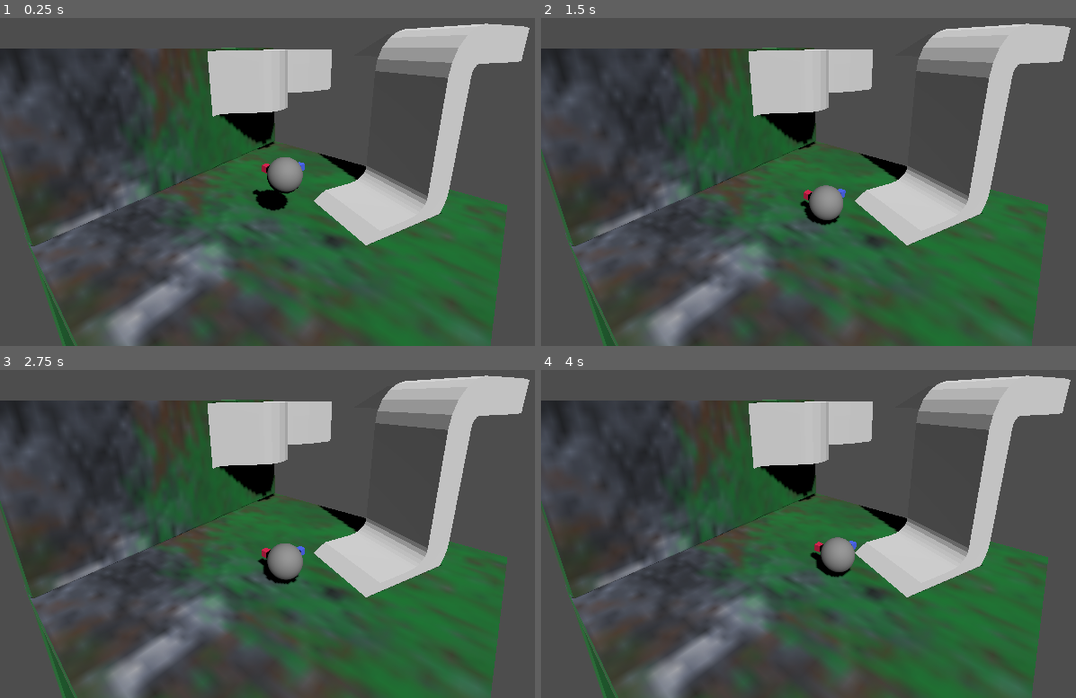
Above: before the commit, frames 1-4 (two rows, left to right).
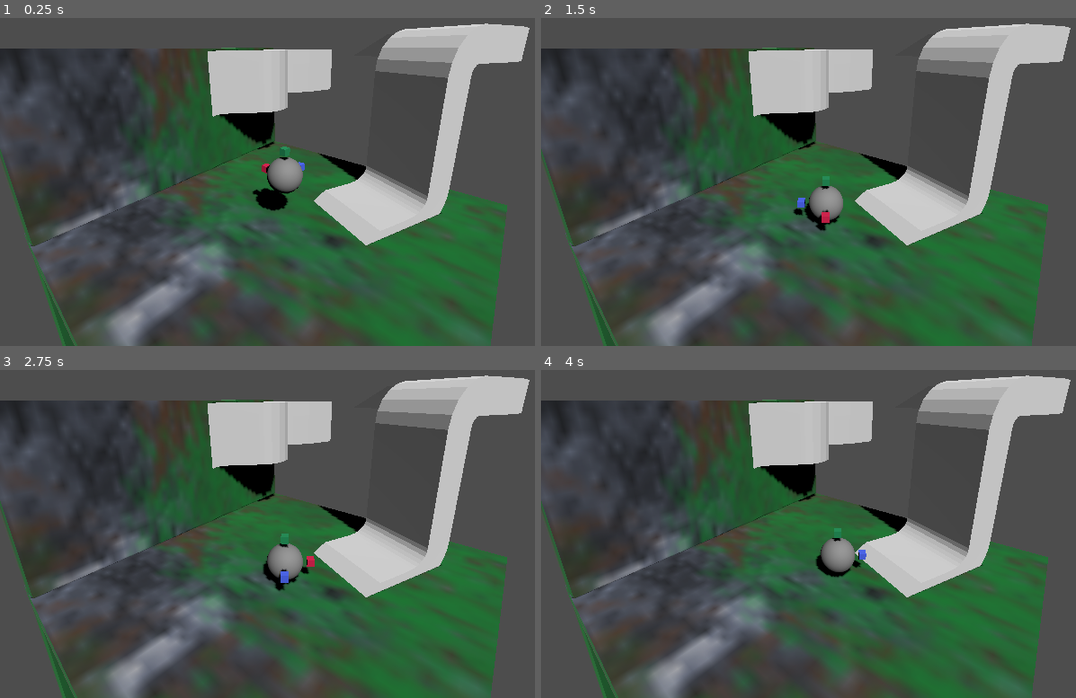
Above: after the commit, the same moments.

Repository: LettucePie/druid
Game: Godot game, scene res://stages/stage_0.tscn
Two runs of this game, one before a commit and one after it. Both use one fixed random seed, a clock stepped at 60 frames per second and the inputs below.
Inputs:
- Up to frame 1 (0.25 s): no input
- Up to frame 2 (1.5 s): tap Enter at 0.5 s; hold Right (ui_right) 0.53-1.28 s; tap D (stick_l_x+) at 0.6 s; tap Space at 1.25 s; hold Down (ui_down) from 1.28 s (still down); tap A (stick_l_x-) at 1.35 s
- Up to frame 3 (2.75 s): tap Enter at 2 s; release Down (ui_down) at 2.03 s; hold Right (ui_right) from 2.03 s (still down); tap S (stick_l_y+) at 2.1 s
- Up to frame 4 (4 s): tap Space at 2.75 s; release Right (ui_right) at 2.78 s; hold Up (ui_up) 2.78-3.53 s; tap W (stick_l_y-) at 2.85 s; tap Enter at 3.5 s; hold Left (ui_left) from 3.53 s (still down); tap D (stick_l_x+) at 3.6 s

The runs differ from the first frame. In frame 1, less than 0.1% of the frame differs, in the area x 48-55%, y 39-53%; in frame 2, 0.3%; in frame 3, 0.3%, in the area x 48-59%, y 49-68%; in frame 4, 0.2%.

Commit message:
rotating mesh to surface/movement

Diff:
--- a/core/player.gd
+++ b/core/player.gd
@@ -25,6 +25,10 @@
 	print("Update Up Direction ", get_up_direction())
 
 
+func turn_mesh(target : Vector3):
+	$MeshInstance3D.look_at(target + position, get_up_direction())
+
+
 func _physics_process(delta):
 	current_cam = get_viewport().get_camera_3d()
 	var col = get_last_slide_collision()
@@ -41,6 +45,7 @@
 			Vector3.UP.cross(get_up_direction()).normalized(),
 			floor_angle
 		).normalized()
+	turn_mesh(direction)
 	if is_on_floor() or is_on_wall():
 		velocity = direction * SPEED
 	else:
--- a/core/player.tscn
+++ b/core/player.tscn
@@ -12,6 +12,14 @@
 
 [sub_resource type="BoxMesh" id="BoxMesh_55uq3"]
 material = SubResource("StandardMaterial3D_hmww8")
+size = Vector3(0.2, 0.2, 0.2)
+
+[sub_resource type="StandardMaterial3D" id="StandardMaterial3D_heehu"]
+vertex_color_use_as_albedo = true
+albedo_color = Color(0.101961, 0.584314, 0.34902, 1)
+
+[sub_resource type="BoxMesh" id="BoxMesh_chb3p"]
+material = SubResource("StandardMaterial3D_heehu")
 size = Vector3(0.2, 0.2, 0.2)
 
 [sub_resource type="StandardMaterial3D" id="StandardMaterial3D_ylkh8"]
@@ -37,6 +45,11 @@
 mesh = SubResource("BoxMesh_55uq3")
 skeleton = NodePath("../..")
 
+[node name="Y" type="MeshInstance3D" parent="MeshInstance3D"]
+transform = Transform3D(1, 0, 0, 0, 1, 0, 0, 0, 1, 0, 0.69777, 0.000264585)
+mesh = SubResource("BoxMesh_chb3p")
+skeleton = NodePath("../..")
+
 [node name="x" type="MeshInstance3D" parent="MeshInstance3D"]
 transform = Transform3D(1, 0, 0, 0, 1, 0, 0, 0, 1, -0.708, 0, 0)
 mesh = SubResource("BoxMesh_aftjj")
Not shown: 1 places in core/player.tscn that only renumber resources
